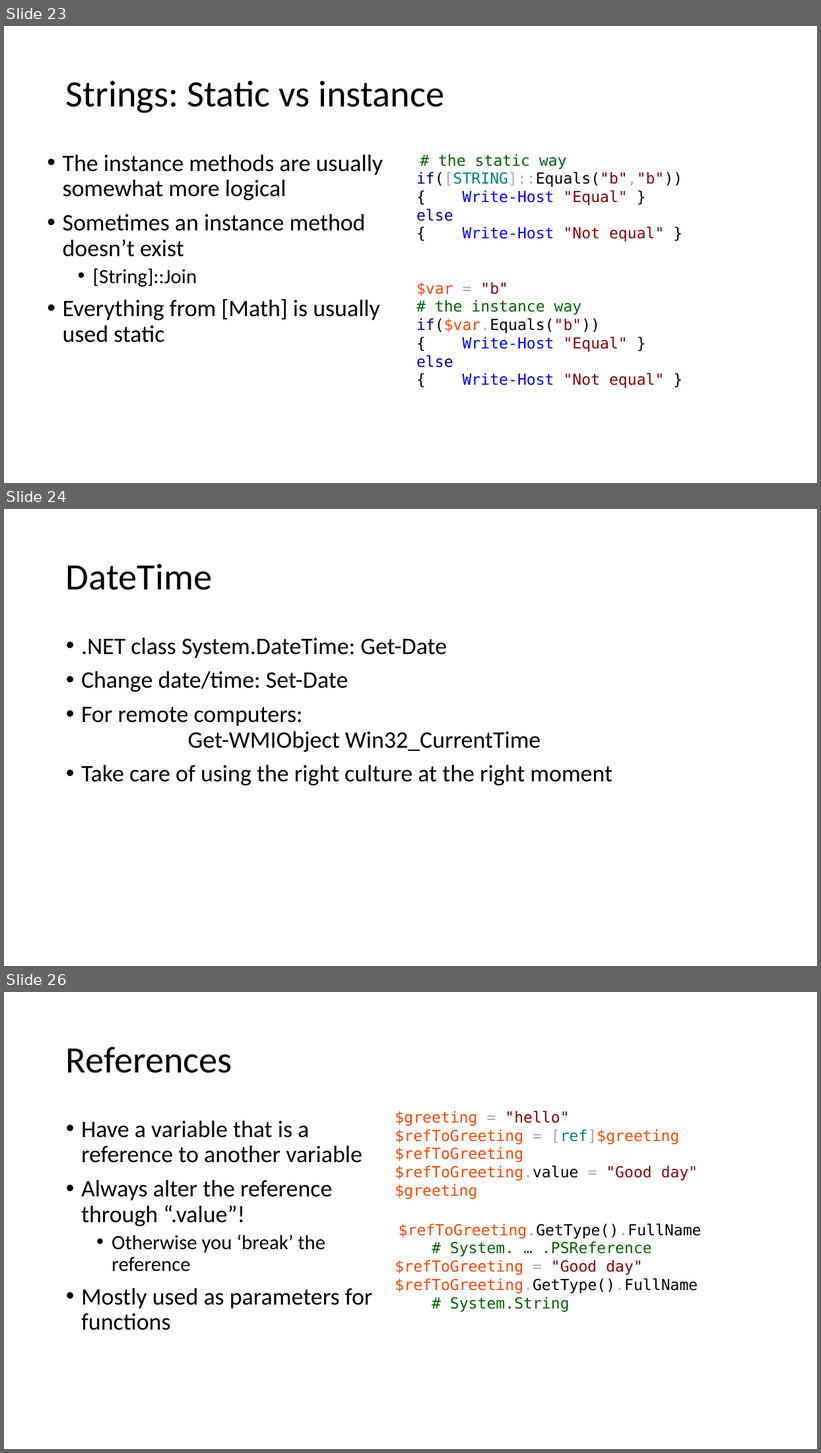
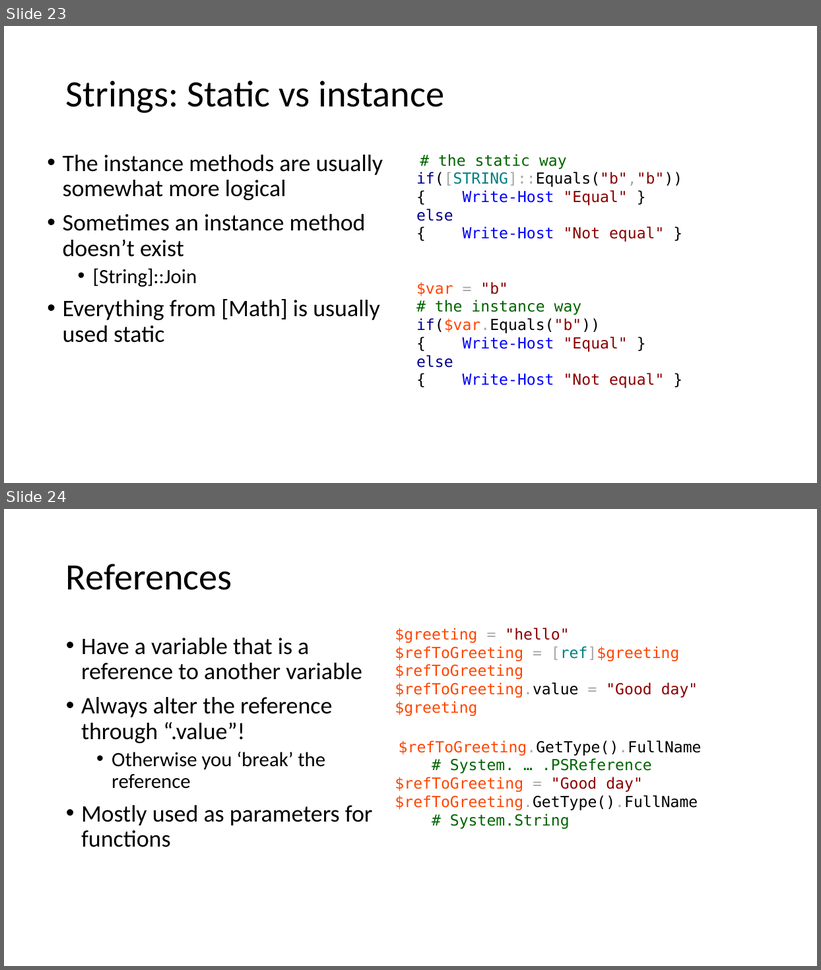
Before and after one commit to mjochen/PS-Basic-course, a slide deck: 2 - Scripting.pptx. Shown one above the other, each under a label of ours: slides 23, 24 and 26 before the commit, slides 23 and 24 after it; the slides between them are not shown. The pictures are 821x1453 and 821x970 pixels, drawn with LibreOffice and Linux fonts; fonts in the diff are those of the drawing. Boxes give left, top, right and bottom in pixels: in the first picture for what was removed or moved away, otherwise in the second. Text is boxed around its words. In the diff, an @@ line names an element or a change of style, - is before the commit and + after.

```diff
--- a/2 - Scripting.pptx
+++ b/2 - Scripting.pptx
@@ slide 24 removed at (4, 509, 817, 966), background #FFFFFF @@
@@ title removed at (66, 564, 212, 590) @@
-DateTime
@@ text removed at (81, 638, 613, 786) @@
-• .NET class System.DateTime: Get-Date
-• Change date/time: Set-Date
-• For remote computers:
-  Get-WMIObject Win32_CurrentTime
-• Take care of using the right culture at the right moment
@@ what was slide 26 is now slide 24 @@
```
Also in this commit, not shown: 3 slides changed, 1 other slide removed, 2 other files.
